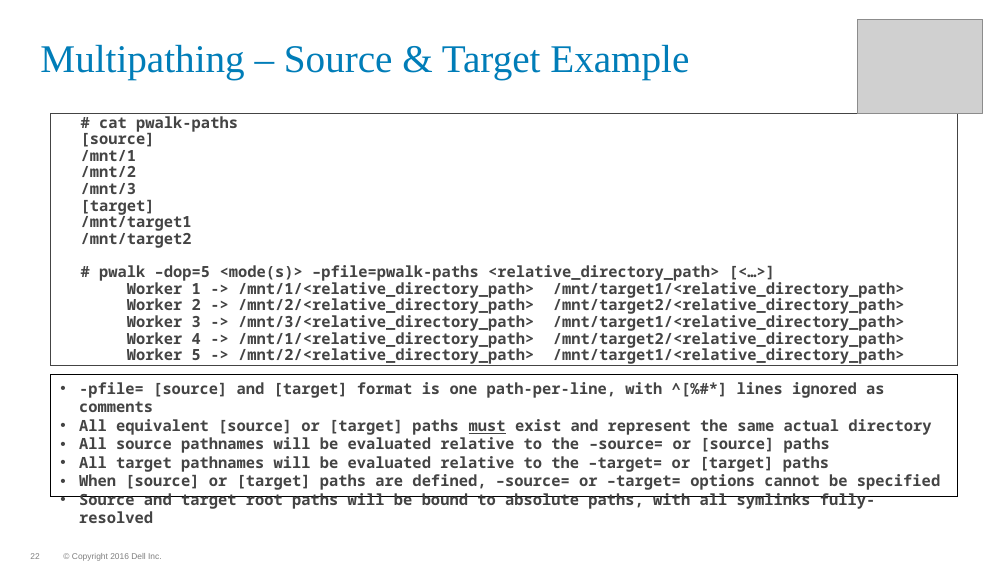
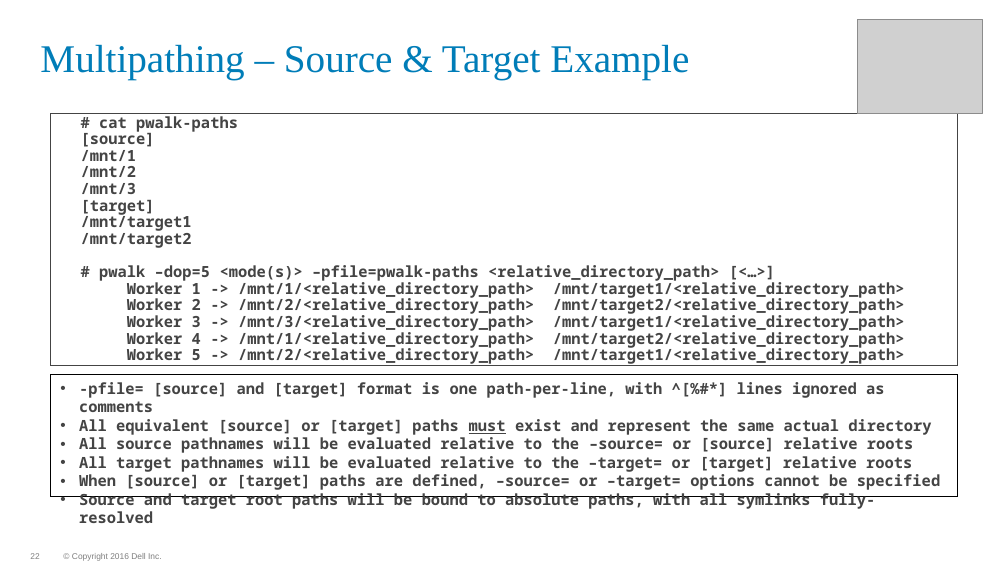
Before and after one commit to WhizBob/pwalk, a slide deck: slide 22 of doc/pwalk_slides.pptx. Drawn at 1008x567 pixels with LibreOffice and Linux fonts; fonts in the diff are those of the drawing; grey boxes stand for pictures; background and template pictures are left out. Boxes give left, top, right and bottom in pixels: in the first picture for what was removed or moved away, otherwise in the second. Text is boxed around its words. In the diff, an @@ line names an element or a change of style, - is before the commit and + after.

```diff
--- a/doc/pwalk_slides.pptx
+++ b/doc/pwalk_slides.pptx
@@ text in rectangle at <box>79,437,913,472</box>: text changed @@
-• All source pathnames will be evaluated relative to the –source= or [source] paths
-• All target pathnames will be evaluated relative to the –target= or [target] paths
+• All source pathnames will be evaluated relative to the –source= or [source] relative roots
+• All target pathnames will be evaluated relative to the –target= or [target] relative roots
```
Also in this commit, not shown: 6 other slides changed.
